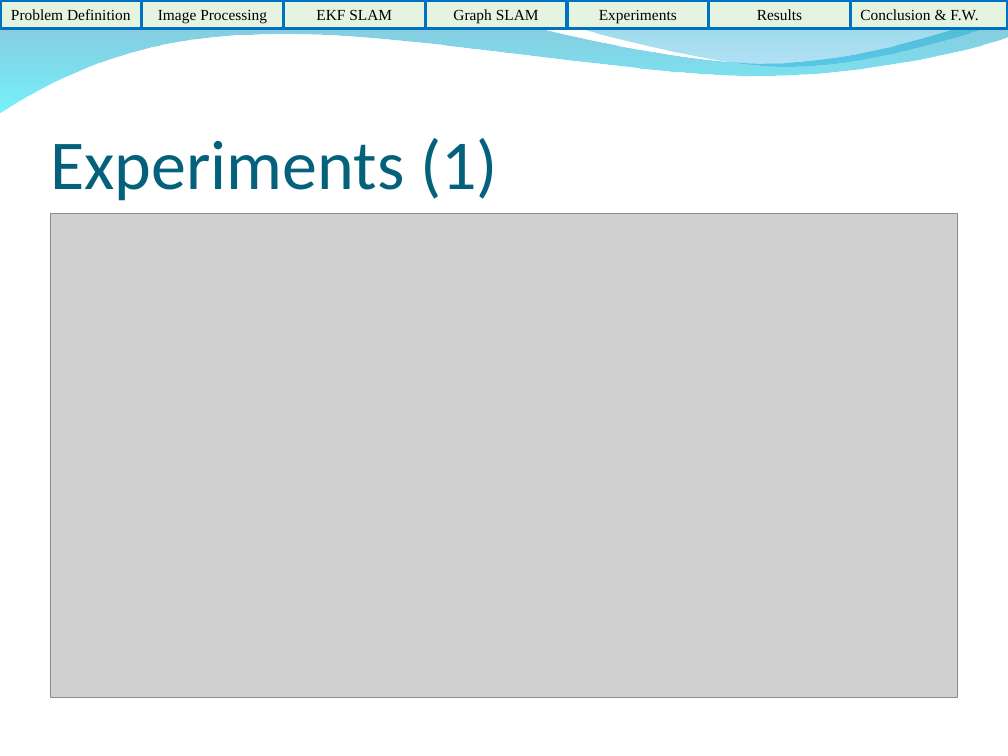
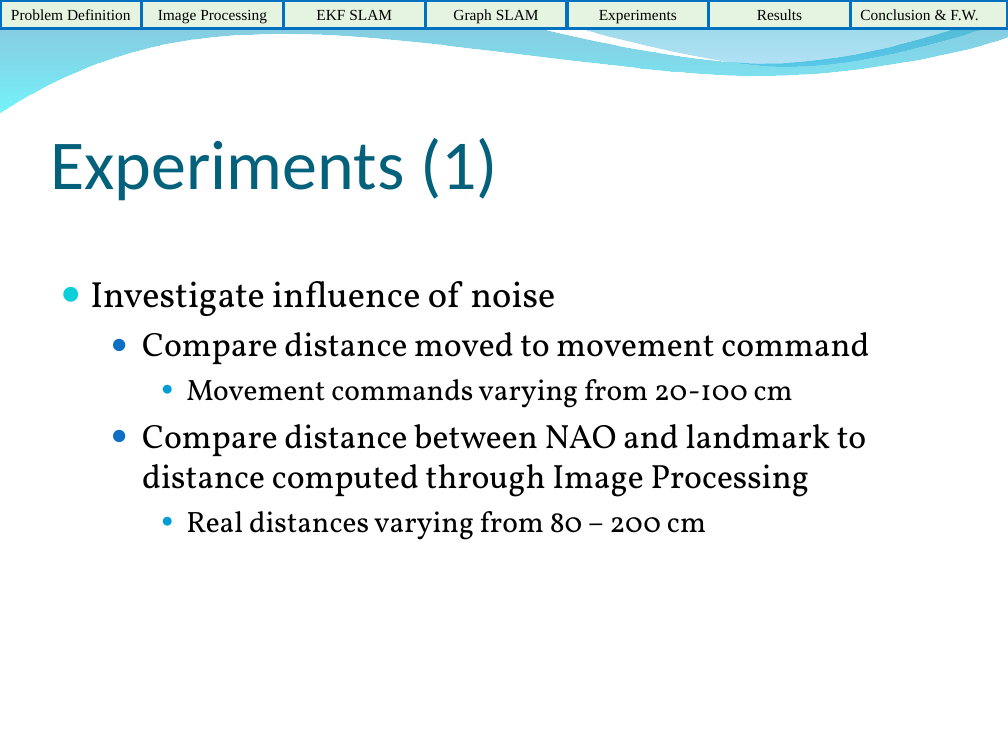
Before and after one commit to HerkyJerky/NAO-ALPHA-AS-FUCK-ROBOTS, a slide deck: slide 12 of Presentation Parts/Final Presentation.ppt. Drawn at 1008x756 pixels with LibreOffice and Linux fonts; fonts in the diff are those of the drawing; grey boxes stand for pictures; background and template pictures are left out. Boxes give left, top, right and bottom in pixels: in the first picture for what was removed or moved away, otherwise in the second. Text is boxed around its words. In the diff, an @@ line names an element or a change of style, - is before the commit and + after.

```diff
--- a/Presentation Parts/Final Presentation.ppt
+++ b/Presentation Parts/Final Presentation.ppt
@@ picture removed at [50,214,958,698] @@
@@ text added at [90,281,869,540], 24 pt, text #000000 @@
+● Investigate influence of noise
+  ● Compare distance moved to movement command
+    ● Movement commands varying from 20-100 cm
+  ● Compare distance between NAO and landmark to distance computed through Image Processing
+    ● Real distances varying from 80 – 200 cm
```
Also in this commit, not shown: 1 other slide changed, 1 slide added, 1 slide removed.
